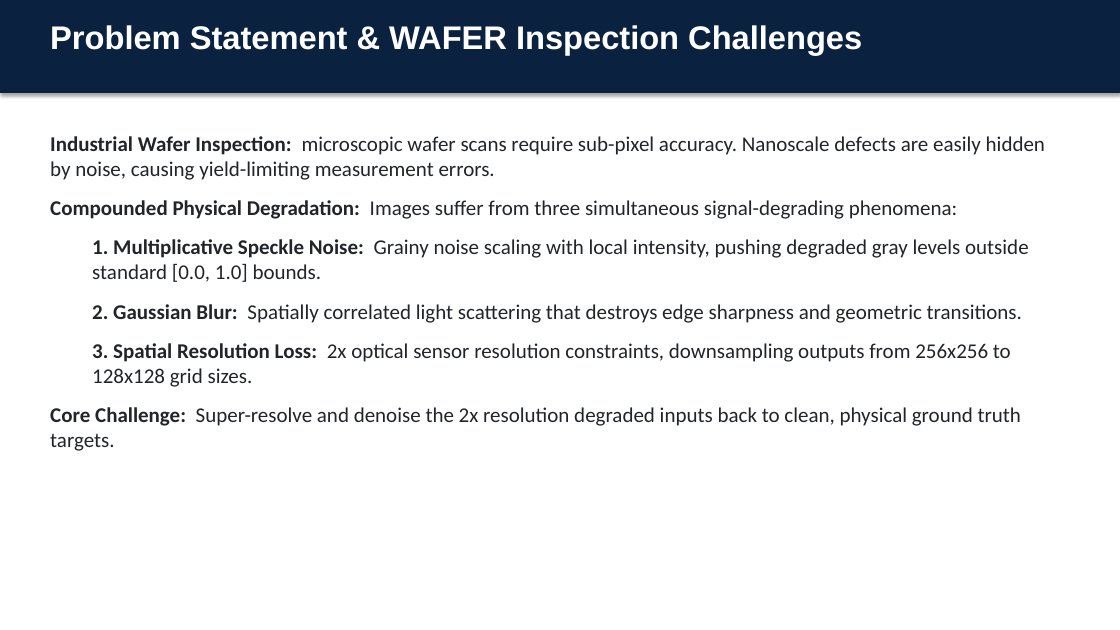
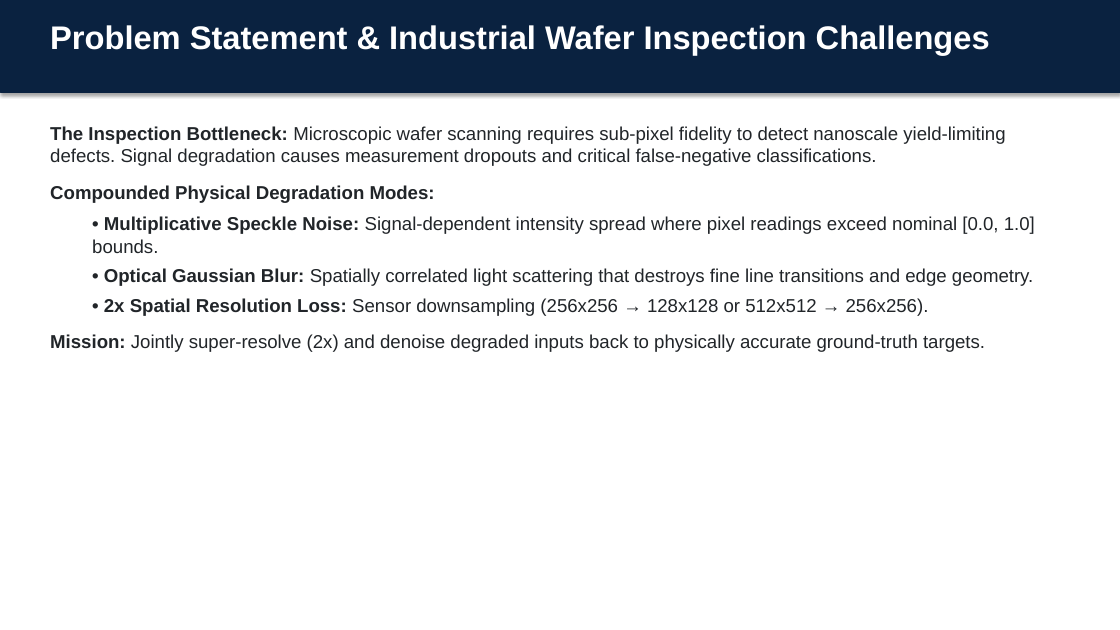
Before and after one commit to ANSHKATIYARAK/PixelPioneers, a slide deck: slide 2 of TeamName_KLA_PS01.pptx. Drawn at 1120x630 pixels with LibreOffice and Linux fonts; fonts in the diff are those of the drawing. Boxes give left, top, right and bottom in pixels: in the first picture for what was removed or moved away, otherwise in the second. Text is boxed around its words. In the diff, an @@ line names an element or a change of style, - is before the commit and + after.

```diff
--- a/TeamName_KLA_PS01.pptx
+++ b/TeamName_KLA_PS01.pptx
@@ text at [50, 25, 990, 55]: text changed @@
-Problem Statement & WAFER Inspection Challenges
+Problem Statement & Industrial Wafer Inspection Challenges
@@ text at [50, 126, 1035, 352]: text changed; size 18 to 16 pt; font Calibri to Arial @@
-Industrial Wafer Inspection: microscopic wafer scans require sub-pixel accuracy. Nanoscale defects are easily hidden by noise, causing yield-limiting measurement errors.
-Compounded Physical Degradation: Images suffer from three simultaneous signal-degrading phenomena:
-  1. Multiplicative Speckle Noise: Grainy noise scaling with local intensity, pushing degraded gray levels outside standard [0.0, 1.0] bounds.
-  2. Gaussian Blur: Spatially correlated light scattering that destroys edge sharpness and geometric transitions.
-  3. Spatial Resolution Loss: 2x optical sensor resolution constraints, downsampling outputs from 256x256 to 128x128 grid sizes.
-Core Challenge: Super-resolve and denoise the 2x resolution degraded inputs back to clean, physical ground truth targets.
+The Inspection Bottleneck: Microscopic wafer scanning requires sub-pixel fidelity to detect nanoscale yield-limiting defects. Signal degradation causes measurement dropouts and critical false-negative classifications.
+Compounded Physical Degradation Modes:
+  • Multiplicative Speckle Noise: Signal-dependent intensity spread where pixel readings exceed nominal [0.0, 1.0] bounds.
+  • Optical Gaussian Blur: Spatially correlated light scattering that destroys fine line transitions and edge geometry.
+  • 2x Spatial Resolution Loss: Sensor downsampling (256x256 → 128x128 or 512x512 → 256x256).
+Mission: Jointly super-resolve (2x) and denoise degraded inputs back to physically accurate ground-truth targets.
```
Also in this commit, not shown: 7 other slides changed, 1 other file.
